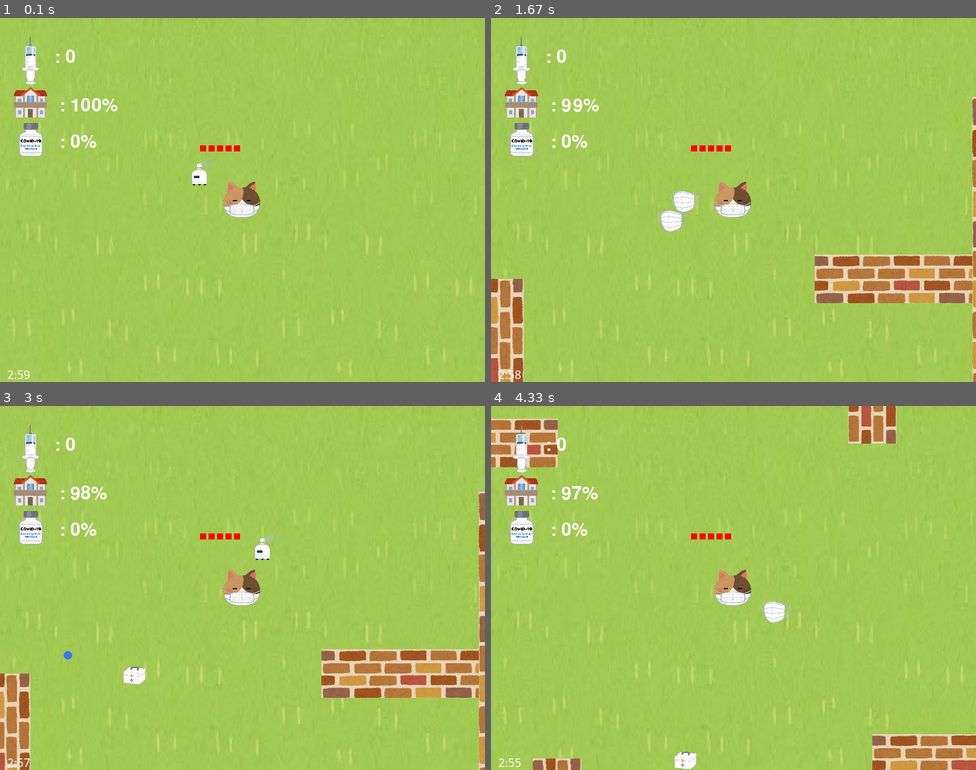
Above: before the commit, frames 1-4 (two rows, left to right).
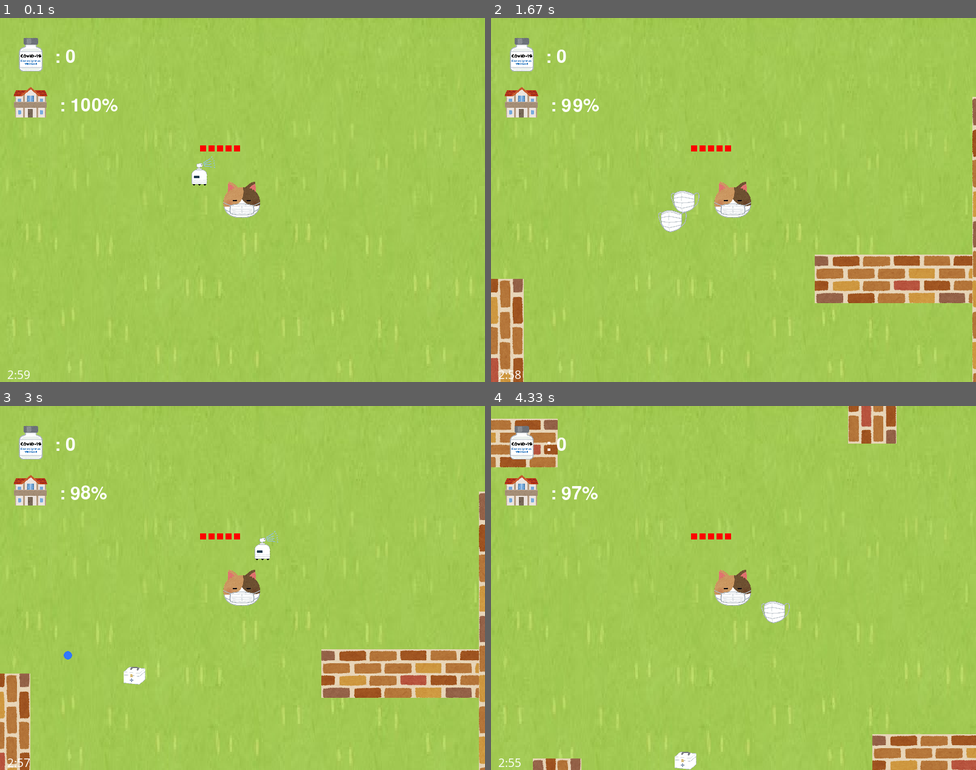
Above: after the commit, the same moments.

Repository: leo271828/PyGame_7-1_VaccineGame
Game: pygame game, started from main.py
The game is run twice, just before and just after one commit, with the same random seed, the same clock (stepped at 60 frames per second) and the same inputs.
Inputs (mouse positions are in pixels of both pictures, inside the frame that each line leads up to):
- Up to frame 1 (0.1 s): no input
- Up to frame 2 (1.67 s): click (733, 200) at 0.38 s; hold D 0.67-1.13 s; tap F at 0.73, 1.03, 1.23, 1.57 s; click (888, 189) at 0.75 s; hold W 1.17-1.47 s; click (733, 221) at 1.25 s; hold D from 1.5 s (still down); click (617, 203) at 1.58 s
- Up to frame 3 (3 s): tap F at 1.87, 2.07, 2.37, 2.63, 2.97 s; release D at 1.97 s; hold A 2-2.53 s; click (291, 668) at 2.08 s; hold S 2.57-2.87 s; click (92, 675) at 2.65 s; hold A from 2.9 s (still down); click (315, 460) at 2.98 s
- Up to frame 4 (4.33 s): tap F at 3.27, 3.4, 3.8, 4.1 s; release A at 3.3 s; hold W 3.33-3.7 s; click (912, 715) at 3.42 s; hold D from 3.73 s (still down); click (791, 620) at 3.82 s

The runs differ from the first frame. In frame 1, 0.9% of the frame differs, in the area x 3-20%, y 5-38%; in frame 2, 0.9%; in frame 3, 0.9%; in frame 4, 0.9%.

Commit message:
Add files via upload

Diff:
--- a/main.py
+++ b/main.py
@@ -25,9 +25,9 @@
         pygame.display.set_caption('疫情求生')
 
         # house blood
-        self.vaccine = pygame.transform.scale(pygame.image.load(os.path.join("images", "vaccine.png")), (40, 80))
+        self.vaccine = pygame.transform.scale(pygame.image.load(os.path.join("images", "vaccine_coverage.png")), (60, 60))
         self.house = pygame.transform.scale(pygame.image.load(os.path.join("images", "house.png")), (60, 60))
-        self.vaccine_coverage = pygame.transform.scale(pygame.image.load(os.path.join("images", "vaccine_coverage.png")), (60, 60))
+
 
         #物件初始化
         self.clock = pygame.time.Clock()
@@ -44,16 +44,14 @@
         # 畫面左上角的疫苗資訊
         font = pygame.font.Font('data/freesansbold.ttf', 30)
         text_1 = font.render(': %s' % self.player.sumvaccine, True, [255, 255, 255])
-        screen.blit(self.vaccine, (30, 30))
+        screen.blit(self.vaccine, (20, 30))
         screen.blit(text_1, (90, 50))
 
         text_2  = font.render(' : {0}%' .format(int(round(self.field.house.heart, 0))), True, [255, 255, 255])
         screen.blit(self.house, (20, 110))
         screen.blit(text_2, (90, 130))
 
-        text_3 = font.render(' : {0}%' .format( int(100 * (self.field.house.total / self.field.house.people))), True, [255, 255, 255])
-        screen.blit(self.vaccine_coverage, (20, 170))
-        screen.blit(text_3, (90, 190))
+
 
         pygame.display.flip()
         pygame.display.update()
--- a/wall.py
+++ b/wall.py
@@ -76,6 +76,7 @@
         # House
         self.house.repaint(screen, position)
 
+
     def add_wall(self, mid):
         a = (w + g) / 2
         b = (w + g + h) / 2
@@ -121,9 +122,15 @@
         self.people = 100
         # house 的範圍
         self.rect = pygame.Rect(0, 4700, house_x, house_y)
+        self.vaccine_coverage = pygame.transform.scale(pygame.image.load(os.path.join("images", "vaccine_coverage.png")), (60, 60))
 
     def repaint(self, screen, position):
         # 相對於畫面正中心點的位置 (x, y) = (400, -4500)
         x, y = super().repaint(screen, position)
         screen.blit(house_image, (x - house_x/2, y - house_y/2 + 4780))
         self.rect = pygame.Rect(0, 4700, house_x, house_y)
+
+        font = pygame.font.Font('data/freesansbold.ttf', 30)
+        text_3 = font.render(' : {0}%' .format( int(100 * (self.total / self.people))), True, [255, 255, 255])
+        screen.blit(self.vaccine_coverage, (x - house_x/2 + 100, y - house_y/2 + 4680))
+        screen.blit(text_3, (x - house_x/2 + 160, y - house_y/2 + 4700))
